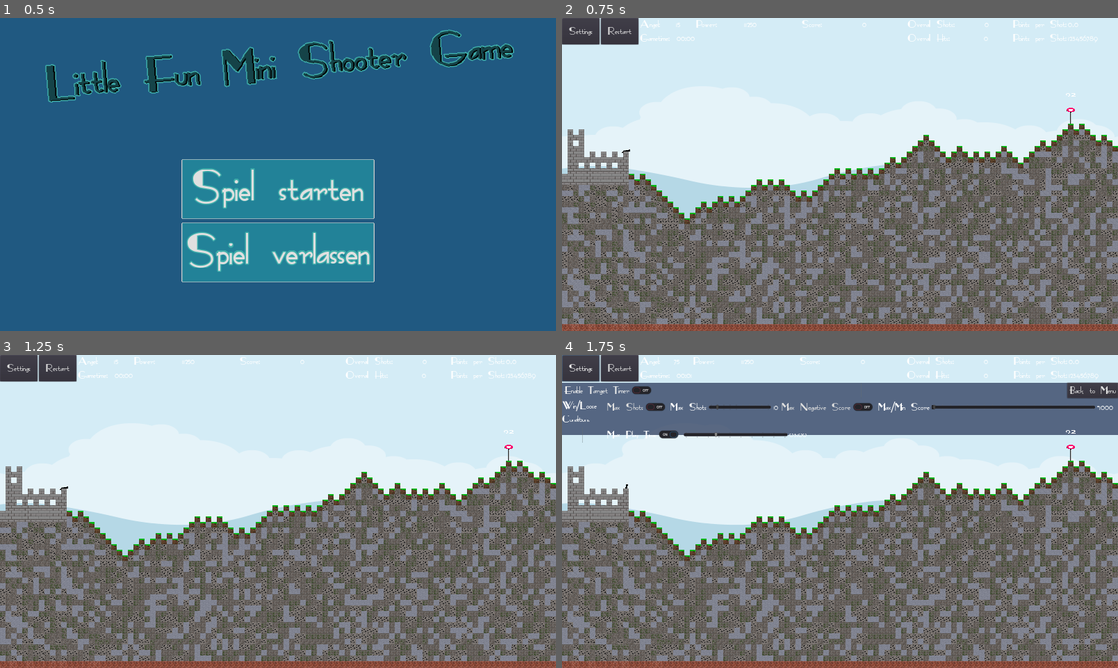
Above: before the commit, frames 1-4 (two rows, left to right).
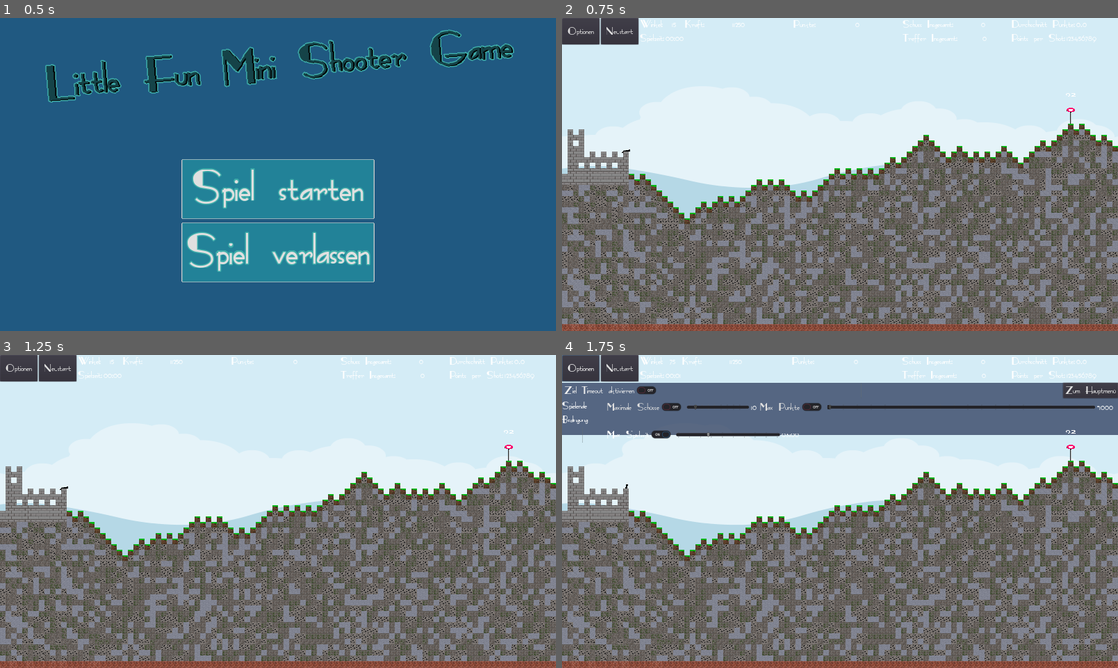
Above: after the commit, the same moments.

Repository: Coding-4Fun/Just4Fun_Mini_Shootergame
Game: Godot game, scene res://UI/MainMenuUI.tscn
Two runs of this game, one before a commit and one after it. Both use one fixed random seed, a clock stepped at 60 frames per second and the inputs below.
Inputs:
- Up to frame 1 (0.5 s): no input
- Up to frame 2 (0.75 s): click "Spiel starten" at 0.5 s
- Up to frame 3 (1.25 s): no input
- Up to frame 4 (1.75 s): click "Settings" (after the commit: "Optionen") at 1.25 s

Frame 1 is identical in both runs. In frame 2, 0.5% of the frame differs, in the area x 1-97%, y 0-8%; in frame 3, 0.5%; in frame 4, 1.8%, in the area x 0-100%, y 0-27%.

Commit message:
Add: Übersetzungen in UI eingefügt

Diff:
--- a/UI/GameEndDialog.tscn
+++ b/UI/GameEndDialog.tscn
@@ -146,9 +146,9 @@
 align = 1
 
 [node name="buttNewGame" type="Button" parent="marginContainer/centerContainer/vBoxContainer"]
-margin_left = 75.0
+margin_left = 29.0
 margin_top = 173.0
-margin_right = 575.0
+margin_right = 620.0
 margin_bottom = 248.0
 rect_min_size = Vector2( 500, 0 )
 size_flags_horizontal = 4
@@ -156,12 +156,12 @@
 custom_styles/hover = SubResource( 4 )
 custom_styles/pressed = SubResource( 5 )
 custom_styles/normal = SubResource( 6 )
-text = "New Game"
+text = "GAME_OVER_NEWGAME"
 
 [node name="buttMainMenu" type="Button" parent="marginContainer/centerContainer/vBoxContainer"]
-margin_left = 75.0
+margin_left = 14.0
 margin_top = 277.0
-margin_right = 575.0
+margin_right = 636.0
 margin_bottom = 352.0
 rect_min_size = Vector2( 500, 0 )
 size_flags_horizontal = 4
@@ -169,7 +169,7 @@
 custom_styles/hover = SubResource( 4 )
 custom_styles/pressed = SubResource( 5 )
 custom_styles/normal = SubResource( 6 )
-text = "Back to Mainmenu"
+text = "GAME_OVER_MAINMENU"
 
 [connection signal="pressed" from="marginContainer/centerContainer/vBoxContainer/buttNewGame" to="." method="_on_buttNewGame_pressed"]
 [connection signal="pressed" from="marginContainer/centerContainer/vBoxContainer/buttMainMenu" to="." method="_on_buttMainMenu_pressed"]
--- a/UI/InGameUI.tscn
+++ b/UI/InGameUI.tscn
@@ -17,55 +17,55 @@
 size_flags_horizontal = 3
 
 [node name="vBoxContainer" type="VBoxContainer" parent="IngameUIBottom"]
-margin_right = 1600.0
+margin_right = 2866.0
 margin_bottom = 100.0
 mouse_filter = 2
 
 [node name="hBoxHud" type="HBoxContainer" parent="IngameUIBottom/vBoxContainer"]
-margin_right = 1600.0
+margin_right = 2866.0
 margin_bottom = 56.0
 mouse_filter = 2
 
 [node name="hBoxUIButtons" type="HBoxContainer" parent="IngameUIBottom/vBoxContainer/hBoxHud"]
-margin_right = 220.0
+margin_right = 667.0
 margin_bottom = 56.0
 rect_min_size = Vector2( 220, 0 )
 mouse_filter = 2
 size_flags_vertical = 3
 
 [node name="buttGameOptions" type="Button" parent="IngameUIBottom/vBoxContainer/hBoxHud/hBoxUIButtons"]
-margin_right = 108.0
-margin_bottom = 56.0
-size_flags_horizontal = 3
-text = "Settings"
+margin_right = 334.0
+margin_bottom = 56.0
+size_flags_horizontal = 3
+text = "INAGEMUI_BUTTON_SETTINGS"
 
 [node name="buttGameReset" type="Button" parent="IngameUIBottom/vBoxContainer/hBoxHud/hBoxUIButtons"]
-margin_left = 112.0
-margin_right = 220.0
-margin_bottom = 56.0
-size_flags_horizontal = 3
-text = "Restart"
+margin_left = 338.0
+margin_right = 667.0
+margin_bottom = 56.0
+size_flags_horizontal = 3
+text = "INAGEMUI_BUTTON_RESTART"
 
 [node name="vBoxContainerGameTimer" type="VBoxContainer" parent="IngameUIBottom/vBoxContainer/hBoxHud"]
-margin_left = 224.0
-margin_right = 413.0
+margin_left = 671.0
+margin_right = 1054.0
 margin_bottom = 56.0
 
 [node name="hBoxAngel" type="HBoxContainer" parent="IngameUIBottom/vBoxContainer/hBoxHud/vBoxContainerGameTimer"]
-margin_right = 189.0
+margin_right = 383.0
 margin_bottom = 26.0
 mouse_filter = 2
 size_flags_horizontal = 3
 
 [node name="label" type="Label" parent="IngameUIBottom/vBoxContainer/hBoxHud/vBoxContainerGameTimer/hBoxAngel"]
-margin_right = 69.0
-margin_bottom = 26.0
-size_flags_vertical = 0
-text = "Angel:"
+margin_right = 269.0
+margin_bottom = 26.0
+size_flags_vertical = 0
+text = "INGAMEUI_LABEL_ANGEL"
 
 [node name="labAngel" type="Label" parent="IngameUIBottom/vBoxContainer/hBoxHud/vBoxContainerGameTimer/hBoxAngel"]
-margin_left = 73.0
-margin_right = 189.0
+margin_left = 273.0
+margin_right = 383.0
 margin_bottom = 26.0
 size_flags_horizontal = 3
 size_flags_vertical = 0
@@ -74,37 +74,37 @@
 
 [node name="hBoxGametimer" type="HBoxContainer" parent="IngameUIBottom/vBoxContainer/hBoxHud/vBoxContainerGameTimer"]
 margin_top = 30.0
-margin_right = 189.0
+margin_right = 383.0
 margin_bottom = 56.0
 
 [node name="label" type="Label" parent="IngameUIBottom/vBoxContainer/hBoxHud/vBoxContainerGameTimer/hBoxGametimer"]
-margin_right = 123.0
-margin_bottom = 26.0
-text = "Gametime: "
+margin_right = 312.0
+margin_bottom = 26.0
+text = "INGAMEUI_LABEL_GAMETIME"
 
 [node name="labelGameTime" type="Label" parent="IngameUIBottom/vBoxContainer/hBoxHud/vBoxContainerGameTimer/hBoxGametimer"]
-margin_left = 127.0
-margin_right = 189.0
+margin_left = 316.0
+margin_right = 378.0
 margin_bottom = 26.0
 text = "00:00"
 
 [node name="hBoxPower" type="HBoxContainer" parent="IngameUIBottom/vBoxContainer/hBoxHud"]
-margin_left = 417.0
-margin_right = 667.0
+margin_left = 1058.0
+margin_right = 1453.0
 margin_bottom = 56.0
 rect_min_size = Vector2( 250, 0 )
 mouse_filter = 2
 size_flags_horizontal = 2
 
 [node name="label" type="Label" parent="IngameUIBottom/vBoxContainer/hBoxHud/hBoxPower"]
-margin_right = 75.0
-margin_bottom = 26.0
-size_flags_vertical = 0
-text = "Power:"
+margin_right = 281.0
+margin_bottom = 26.0
+size_flags_vertical = 0
+text = "INAGMEUI_LABEL_POWER"
 
 [node name="labPower" type="Label" parent="IngameUIBottom/vBoxContainer/hBoxHud/hBoxPower"]
-margin_left = 79.0
-margin_right = 250.0
+margin_left = 285.0
+margin_right = 395.0
 margin_bottom = 26.0
 size_flags_horizontal = 3
 size_flags_vertical = 0
@@ -112,22 +112,22 @@
 align = 1
 
 [node name="hBoxScore" type="HBoxContainer" parent="IngameUIBottom/vBoxContainer/hBoxHud"]
-margin_left = 692.0
-margin_right = 992.0
+margin_left = 1457.0
+margin_right = 1841.0
 margin_bottom = 56.0
 rect_min_size = Vector2( 300, 0 )
 mouse_filter = 2
 size_flags_horizontal = 2
 
 [node name="label" type="Label" parent="IngameUIBottom/vBoxContainer/hBoxHud/hBoxScore"]
-margin_right = 66.0
-margin_bottom = 26.0
-size_flags_vertical = 0
-text = "Score:"
+margin_right = 270.0
+margin_bottom = 26.0
+size_flags_vertical = 0
+text = "INGAMEUI_LABEL_SCORE"
 
 [node name="labScore" type="Label" parent="IngameUIBottom/vBoxContainer/hBoxHud/hBoxScore"]
-margin_left = 70.0
-margin_right = 300.0
+margin_left = 274.0
+margin_right = 384.0
 margin_bottom = 26.0
 size_flags_horizontal = 3
 size_flags_vertical = 0
@@ -135,8 +135,8 @@
 align = 1
 
 [node name="vBoxContainerShots" type="VBoxContainer" parent="IngameUIBottom/vBoxContainer/hBoxHud"]
-margin_left = 996.0
-margin_right = 1296.0
+margin_left = 1845.0
+margin_right = 2338.0
 margin_bottom = 56.0
 grow_horizontal = 2
 rect_min_size = Vector2( 300, 0 )
@@ -144,22 +144,22 @@
 size_flags_horizontal = 3
 
 [node name="hBoxShots" type="HBoxContainer" parent="IngameUIBottom/vBoxContainer/hBoxHud/vBoxContainerShots"]
-margin_right = 300.0
+margin_right = 493.0
 margin_bottom = 26.0
 mouse_filter = 2
 size_flags_horizontal = 3
 
 [node name="label" type="Label" parent="IngameUIBottom/vBoxContainer/hBoxHud/vBoxContainerShots/hBoxShots"]
-margin_right = 150.0
+margin_right = 379.0
 margin_bottom = 26.0
 rect_min_size = Vector2( 150, 0 )
 size_flags_horizontal = 3
 size_flags_vertical = 0
-text = "Overall Shots:"
+text = "INGAMEUI_LABEL_OVERALL_SHOTS"
 
 [node name="labShots" type="Label" parent="IngameUIBottom/vBoxContainer/hBoxHud/vBoxContainerShots/hBoxShots"]
-margin_left = 154.0
-margin_right = 300.0
+margin_left = 383.0
+margin_right = 493.0
 margin_bottom = 26.0
 size_flags_horizontal = 3
 size_flags_vertical = 0
@@ -168,21 +168,21 @@
 
 [node name="hBoxHits" type="HBoxContainer" parent="IngameUIBottom/vBoxContainer/hBoxHud/vBoxContainerShots"]
 margin_top = 30.0
-margin_right = 300.0
+margin_right = 493.0
 margin_bottom = 56.0
 mouse_filter = 2
 size_flags_horizontal = 3
 
 [node name="label" type="Label" parent="IngameUIBottom/vBoxContainer/hBoxHud/vBoxContainerShots/hBoxHits"]
-margin_right = 148.0
-margin_bottom = 26.0
-size_flags_horizontal = 3
-size_flags_vertical = 0
-text = "Overall Hits:"
+margin_right = 356.0
+margin_bottom = 26.0
+size_flags_horizontal = 3
+size_flags_vertical = 0
+text = "INGAMEUI_LABEL_OVERALL_HITS"
 
 [node name="labHits" type="Label" parent="IngameUIBottom/vBoxContainer/hBoxHud/vBoxContainerShots/hBoxHits"]
-margin_left = 152.0
-margin_right = 300.0
+margin_left = 360.0
+margin_right = 493.0
 margin_bottom = 26.0
 size_flags_horizontal = 3
 size_flags_vertical = 0
@@ -190,28 +190,28 @@
 align = 1
 
 [node name="vBoxContainerPoints" type="VBoxContainer" parent="IngameUIBottom/vBoxContainer/hBoxHud"]
-margin_left = 1300.0
-margin_right = 1600.0
+margin_left = 2342.0
+margin_right = 2866.0
 margin_bottom = 56.0
 rect_min_size = Vector2( 300, 0 )
 mouse_filter = 2
 
 [node name="hBoxPointsPerShot" type="HBoxContainer" parent="IngameUIBottom/vBoxContainer/hBoxHud/vBoxContainerPoints"]
-margin_right = 300.0
+margin_right = 524.0
 margin_bottom = 26.0
 grow_horizontal = 2
 mouse_filter = 2
 size_flags_horizontal = 3
 
 [node name="label" type="Label" parent="IngameUIBottom/vBoxContainer/hBoxHud/vBoxContainerPoints/hBoxPointsPerShot"]
-margin_right = 171.0
-margin_bottom = 26.0
-size_flags_vertical = 0
-text = "Points per Shot:"
+margin_right = 400.0
+margin_bottom = 26.0
+size_flags_vertical = 0
+text = "INGAMEUI_LABEL_POINTS_PER_SHOT"
 
 [node name="labPointsPerShots" type="Label" parent="IngameUIBottom/vBoxContainer/hBoxHud/vBoxContainerPoints/hBoxPointsPerShot"]
-margin_left = 175.0
-margin_right = 295.0
+margin_left = 404.0
+margin_right = 524.0
 margin_bottom = 26.0
 rect_min_size = Vector2( 120, 0 )
 size_flags_vertical = 0
--- a/UI/Settings/InGameUISettings.tscn
+++ b/UI/Settings/InGameUISettings.tscn
@@ -22,66 +22,67 @@
 script = ExtResource( 4 )
 
 [node name="hBoxOptions" type="HBoxContainer" parent="vBoxSettings"]
-margin_right = 1600.0
+margin_right = 1692.0
 margin_bottom = 40.0
 mouse_filter = 2
 
 [node name="buttSwitchTargetTimer" type="CheckButton" parent="vBoxSettings/hBoxOptions"]
-margin_right = 298.0
+margin_right = 450.0
 margin_bottom = 40.0
 pressed = true
-text = "Enable Target Timer"
+text = "SETTINGS_ENABLE_TARGET_TIMER"
 
 [node name="vSeparator" type="VSeparator" parent="vBoxSettings/hBoxOptions"]
-margin_left = 302.0
-margin_right = 1436.0
+margin_left = 454.0
+margin_right = 1270.0
 margin_bottom = 40.0
 mouse_filter = 2
 size_flags_horizontal = 3
 
 [node name="buttBackToMenu" type="Button" parent="vBoxSettings/hBoxOptions"]
-margin_left = 1440.0
-margin_right = 1600.0
-margin_bottom = 40.0
-text = "Back to Menu"
+margin_left = 1274.0
+margin_right = 1692.0
+margin_bottom = 40.0
+text = "SETTINGS_BUTTON_BACK_MAINMENU"
 
 [node name="hBoxConditions" type="HBoxContainer" parent="vBoxSettings"]
 margin_top = 44.0
-margin_right = 1600.0
-margin_bottom = 99.0
+margin_right = 1692.0
+margin_bottom = 84.0
 
 [node name="hBoxContainer" type="HBoxContainer" parent="vBoxSettings/hBoxConditions"]
-margin_right = 1600.0
-margin_bottom = 55.0
+margin_right = 1692.0
+margin_bottom = 40.0
 size_flags_horizontal = 3
 
 [node name="label" type="Label" parent="vBoxSettings/hBoxConditions/hBoxContainer"]
-margin_right = 120.0
-margin_bottom = 55.0
+margin_top = 7.0
+margin_right = 316.0
+margin_bottom = 33.0
 rect_min_size = Vector2( 120, 0 )
-text = "Win/Loose
-Conditions"
+text = "SETTINGS_LABEL_CONDITION"
 
 [node name="vBoxContainerShots" type="VBoxContainer" parent="vBoxSettings/hBoxConditions/hBoxContainer"]
-margin_left = 124.0
-margin_right = 690.0
-margin_bottom = 55.0
+margin_left = 320.0
+margin_right = 974.0
+margin_bottom = 40.0
 
 [node name="hBoxContainerMaxShots" type="HBoxContainer" parent="vBoxSettings/hBoxConditions/hBoxContainer/vBoxContainerShots"]
-margin_right = 566.0
+margin_right = 654.0
 margin_bottom = 40.0
 size_flags_horizontal = 0
 custom_constants/separation = 5
 script = ExtResource( 2 )
 
 [node name="cButtSwitchMaxShots" type="CheckButton" parent="vBoxSettings/hBoxConditions/hBoxContainer/vBoxContainerShots/hBoxContainerMaxShots"]
-margin_right = 190.0
-margin_bottom = 40.0
-text = "Max Shots"
+margin_right = 393.0
+margin_bottom = 40.0
+text = "SETTINGS_LABEL_MAXSHOTS"
 
 [node name="label" type="Label" parent="vBoxSettings/hBoxConditions/hBoxContainer/vBoxContainerShots/hBoxContainerMaxShots"]
-margin_left = 195.0
-margin_right = 305.0
+visible = false
+margin_left = 398.0
+margin_right = 508.0
 margin_bottom = 40.0
 grow_vertical = 2
 size_flags_horizontal = 8
@@ -90,8 +91,8 @@
 valign = 1
 
 [node name="MaxShotSlider" type="HSlider" parent="vBoxSettings/hBoxConditions/hBoxContainer/vBoxContainerShots/hBoxContainerMaxShots"]
-margin_left = 310.0
-margin_right = 490.0
+margin_left = 398.0
+margin_right = 578.0
 margin_bottom = 40.0
 grow_horizontal = 0
 grow_vertical = 2
@@ -107,42 +108,43 @@
 ticks_on_borders = true
 
 [node name="labelMaxShots" type="Label" parent="vBoxSettings/hBoxConditions/hBoxContainer/vBoxContainerShots/hBoxContainerMaxShots"]
-margin_left = 495.0
-margin_top = 7.0
-margin_right = 566.0
+margin_left = 583.0
+margin_top = 7.0
+margin_right = 654.0
 margin_bottom = 33.0
 text = "123456"
 
 [node name="vBoxContainerScore" type="VBoxContainer" parent="vBoxSettings/hBoxConditions/hBoxContainer"]
-margin_left = 694.0
-margin_right = 1600.0
-margin_bottom = 55.0
+margin_left = 978.0
+margin_right = 1692.0
+margin_bottom = 40.0
 size_flags_horizontal = 3
 
 [node name="hBoxContainerMaxScore" type="HBoxContainer" parent="vBoxSettings/hBoxConditions/hBoxContainer/vBoxContainerScore"]
-margin_right = 906.0
+margin_right = 714.0
 margin_bottom = 40.0
 custom_constants/separation = 5
 script = ExtResource( 3 )
 
 [node name="cButtSwitchMaxScore" type="CheckButton" parent="vBoxSettings/hBoxConditions/hBoxContainer/vBoxContainerScore/hBoxContainerMaxScore"]
-margin_right = 292.0
-margin_bottom = 40.0
-text = "Max Negative Score"
+margin_right = 394.0
+margin_bottom = 40.0
+text = "SETTINGS_LABEL_MAXSCORE"
 
 [node name="label" type="Label" parent="vBoxSettings/hBoxConditions/hBoxContainer/vBoxContainerScore/hBoxContainerMaxScore"]
+visible = false
 margin_left = 297.0
-margin_right = 454.0
-margin_bottom = 40.0
-grow_vertical = 2
-size_flags_horizontal = 8
-size_flags_vertical = 5
-text = "Max/Min Score"
+margin_right = 611.0
+margin_bottom = 40.0
+grow_vertical = 2
+size_flags_horizontal = 8
+size_flags_vertical = 5
+text = "SETTINGS_LABEL_MAXSCORE"
 valign = 1
 
 [node name="MaxScoreSlider" type="HSlider" parent="vBoxSettings/hBoxConditions/hBoxContainer/vBoxContainerScore/hBoxContainerMaxScore"]
-margin_left = 459.0
-margin_right = 841.0
+margin_left = 399.0
+margin_right = 649.0
 margin_bottom = 40.0
 grow_horizontal = 0
 grow_vertical = 2
@@ -159,20 +161,20 @@
 ticks_on_borders = true
 
 [node name="labelMaxScore" type="Label" parent="vBoxSettings/hBoxConditions/hBoxContainer/vBoxContainerScore/hBoxContainerMaxScore"]
-margin_left = 846.0
-margin_top = 7.0
-margin_right = 906.0
+margin_left = 654.0
+margin_top = 7.0
+margin_right = 714.0
 margin_bottom = 33.0
 rect_min_size = Vector2( 60, 0 )
 text = "MAX"
 
 [node name="hBoxRoundTime" type="HBoxContainer" parent="vBoxSettings"]
-margin_top = 103.0
-margin_right = 1600.0
-margin_bottom = 143.0
+margin_top = 88.0
+margin_right = 1692.0
+margin_bottom = 128.0
 
 [node name="hBoxContainer" type="HBoxContainer" parent="vBoxSettings/hBoxRoundTime"]
-margin_right = 1600.0
+margin_right = 1692.0
 margin_bottom = 40.0
 size_flags_horizontal = 3
 
@@ -183,22 +185,22 @@
 
 [node name="vBoxContainer" type="VBoxContainer" parent="vBoxSettings/hBoxRoundTime/hBoxContainer"]
 margin_left = 124.0
-margin_right = 729.0
+margin_right = 924.0
 margin_bottom = 40.0
 
 [node name="hBoxContainerMaxGameTimer" type="HBoxContainer" parent="vBoxSettings/hBoxRoundTime/hBoxContainer/vBoxContainer"]
-margin_right = 605.0
+margin_right = 800.0
 margin_bottom = 40.0
 script = ExtResource( 1 )
 
 [node name="cButtSwitchMaxGameTime" type="CheckButton" parent="vBoxSettings/hBoxRoundTime/hBoxContainer/vBoxContainer/hBoxContainerMaxGameTimer"]
-margin_right = 235.0
-margin_bottom = 40.0
-text = "Max Play Time"
+margin_right = 430.0
+margin_bottom = 40.0
+text = "SETTINGS_LABEL_MAXPLAYTIME"
 
 [node name="MaxGameTimeSlider" type="HSlider" parent="vBoxSettings/hBoxRoundTime/hBoxContainer/vBoxContainer/hBoxContainerMaxGameTimer"]
-margin_left = 239.0
-margin_right = 539.0
+margin_left = 434.0
+margin_right = 734.0
 margin_bottom = 40.0
 grow_horizontal = 0
 grow_vertical = 2
@@ -215,9 +217,9 @@
 ticks_on_borders = true
 
 [node name="labelMaxGameTime" type="Label" parent="vBoxSettings/hBoxRoundTime/hBoxContainer/vBoxContainer/hBoxContainerMaxGameTimer"]
-margin_left = 543.0
-margin_top = 7.0
-margin_right = 605.0
+margin_left = 738.0
+margin_top = 7.0
+margin_right = 800.0
 margin_bottom = 33.0
 text = "00:00"
 
